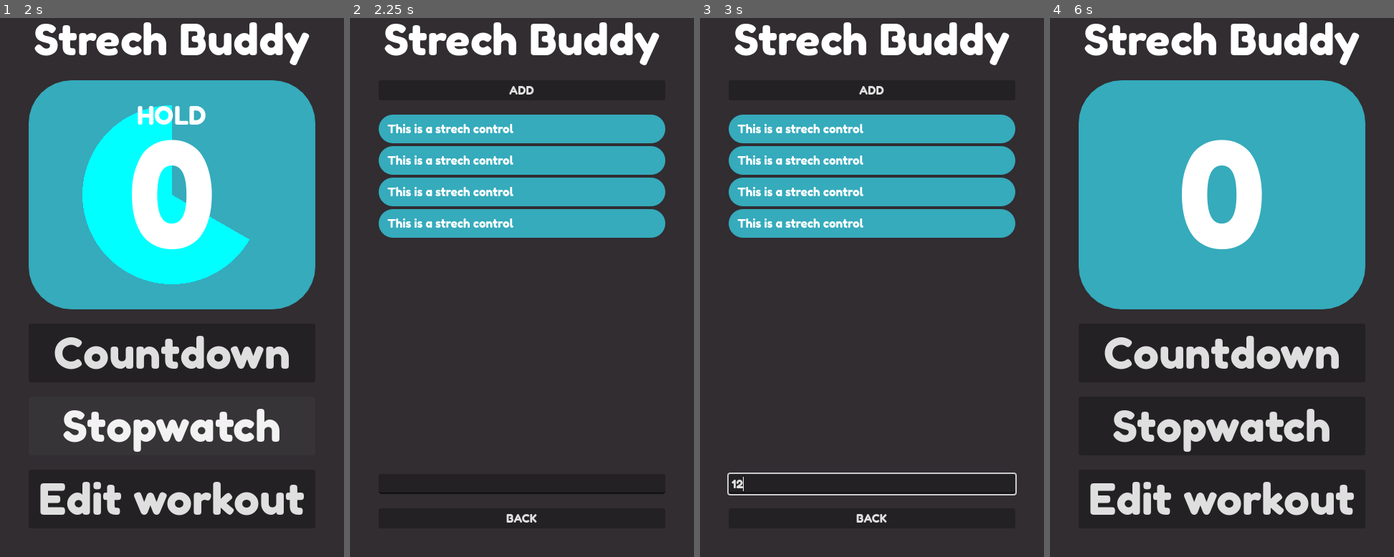
Above: before the commit, frames 1-4 (left to right).
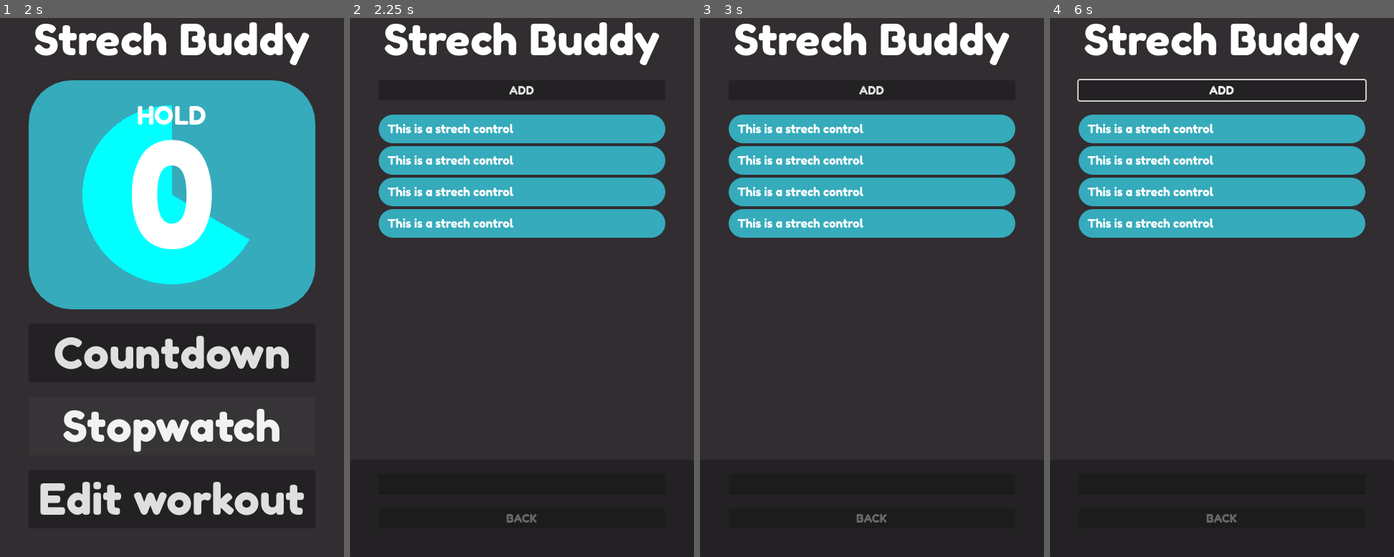
Above: after the commit, the same moments.

Repository: Gouellie/StrechBuddy
Game: Godot game, scene res://src/main.tscn
The game is run twice, just before and just after one commit, with the same random seed, the same clock (stepped at 60 frames per second) and the same inputs.
Inputs (mouse positions are in pixels of both pictures, inside the frame that each line leads up to):
- Up to frame 1 (2 s): click "Countdown" at 0.5 s; click "Stopwatch" at 1.25 s
- Up to frame 2 (2.25 s): click "Edit workout" at 2 s
- Up to frame 3 (3 s): click (872, 481) at 2.77 s; type "12" at 2.85 s
- Up to frame 4 (6 s): click "ADD" at 3.5 s; click "ADD" at 4.25 s; click "ADD" at 5 s; click "BACK" at 5.75 s

Frame 1 is identical in both runs. In frame 2, 0.1% of the frame differs, in the area x 45-55%, y 92-94%; in frame 3, 0.6%; in frame 4, 28%, in the area x 7-93%, y 11-94%.

Commit message:
Added virtual keyboard

Diff:
--- a/project.godot
+++ b/project.godot
@@ -30,6 +30,10 @@
 window/stretch/aspect="expand"
 window/handheld/orientation=1
 
+[editor_plugins]
+
+enabled=PackedStringArray("res://addons/Godot-4-Onscreen-Keyboard/addons/onscreenkeyboard/plugin.cfg")
+
 [rendering]
 
 renderer/rendering_method="mobile"
--- a/src/ui/workout_list.tscn
+++ b/src/ui/workout_list.tscn
@@ -1,8 +1,9 @@
-[gd_scene load_steps=4 format=3 uid="uid://cmhnm0lryf7qh"]
+[gd_scene load_steps=5 format=3 uid="uid://cmhnm0lryf7qh"]
 
 [ext_resource type="Theme" uid="uid://c3m0y7v75p3p0" path="res://assets/theme/main_theme.tres" id="1_71wmr"]
 [ext_resource type="Script" path="res://src/ui/workout_list.gd" id="1_kjy87"]
 [ext_resource type="PackedScene" uid="uid://cm5p7c1b40iy7" path="res://src/ui/stretch_entry.tscn" id="2_i6cmv"]
+[ext_resource type="Script" path="res://addons/Godot-4-Onscreen-Keyboard/addons/onscreenkeyboard/onscreen_keyboard.gd" id="4_uqy2d"]
 
 [node name="WorkoutList" type="Control"]
 layout_mode = 3
@@ -78,4 +79,16 @@
 layout_mode = 2
 text = "BACK"
 
+[node name="OnscreenKeyboard" type="PanelContainer" parent="."]
+layout_mode = 1
+anchors_preset = 12
+anchor_top = 1.0
+anchor_right = 1.0
+anchor_bottom = 1.0
+offset_top = -136.0
+grow_horizontal = 2
+grow_vertical = 0
+size_flags_vertical = 8
+script = ExtResource("4_uqy2d")
+
 [connection signal="pressed" from="Margin/VBoxContainer/Button_Back" to="." method="_on_button_back_pressed"]
